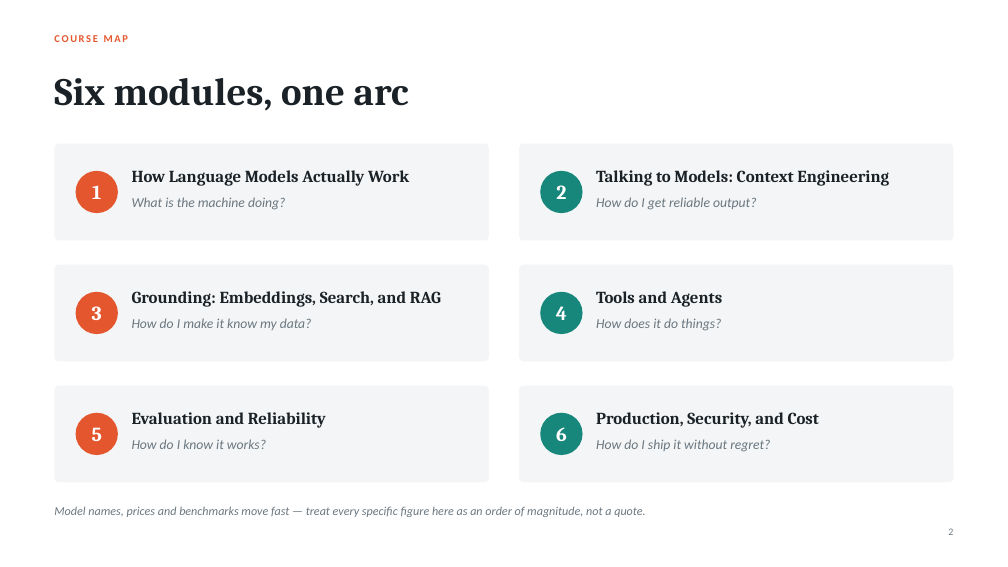
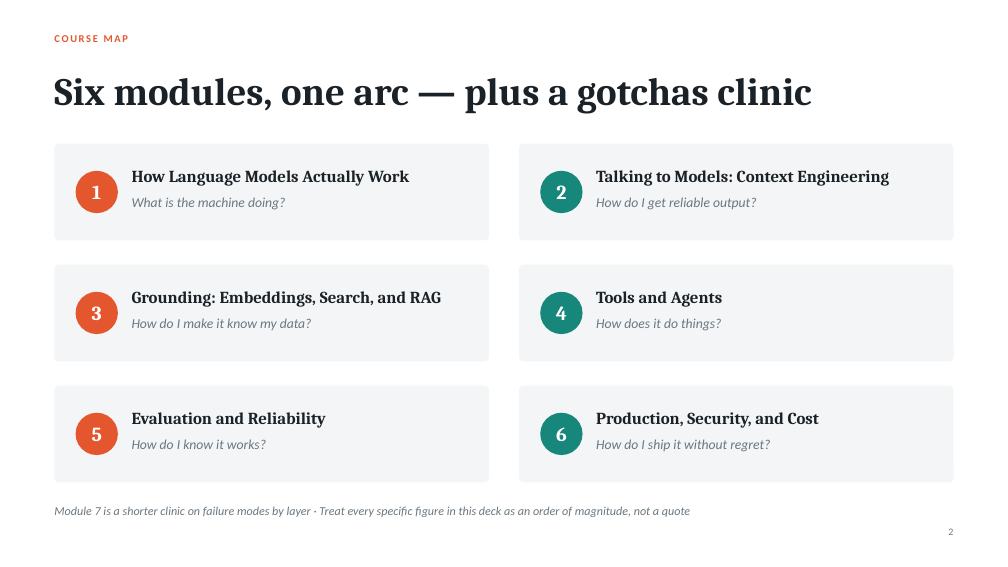
Before and after one commit to RickZee/ai-workshop, a slide deck: slide 2 of presentation/ai-foundations-for-engineers.pptx. Drawn at 1008x567 pixels with LibreOffice and Linux fonts; fonts in the diff are those of the drawing. Boxes give left, top, right and bottom in pixels: in the first picture for what was removed or moved away, otherwise in the second. Text is boxed around its words. In the diff, an @@ line names an element or a change of style, - is before the commit and + after.

```diff
--- a/presentation/ai-foundations-for-engineers.pptx
+++ b/presentation/ai-foundations-for-engineers.pptx
@@ text at [54, 78, 811, 114]: text changed @@
-Six modules, one arc
+Six modules, one arc — plus a gotchas clinic
@@ text at [54, 506, 690, 517]: text changed @@
-Model names, prices and benchmarks move fast — treat every specific figure here as an order of magnitude, not a quote.
+Module 7 is a shorter clinic on failure modes by layer · Treat every specific figure in this deck as an order of magnitude, not a quote
```
Also in this commit, not shown: 4 other slides changed, 15 slides added, 4 other files.
